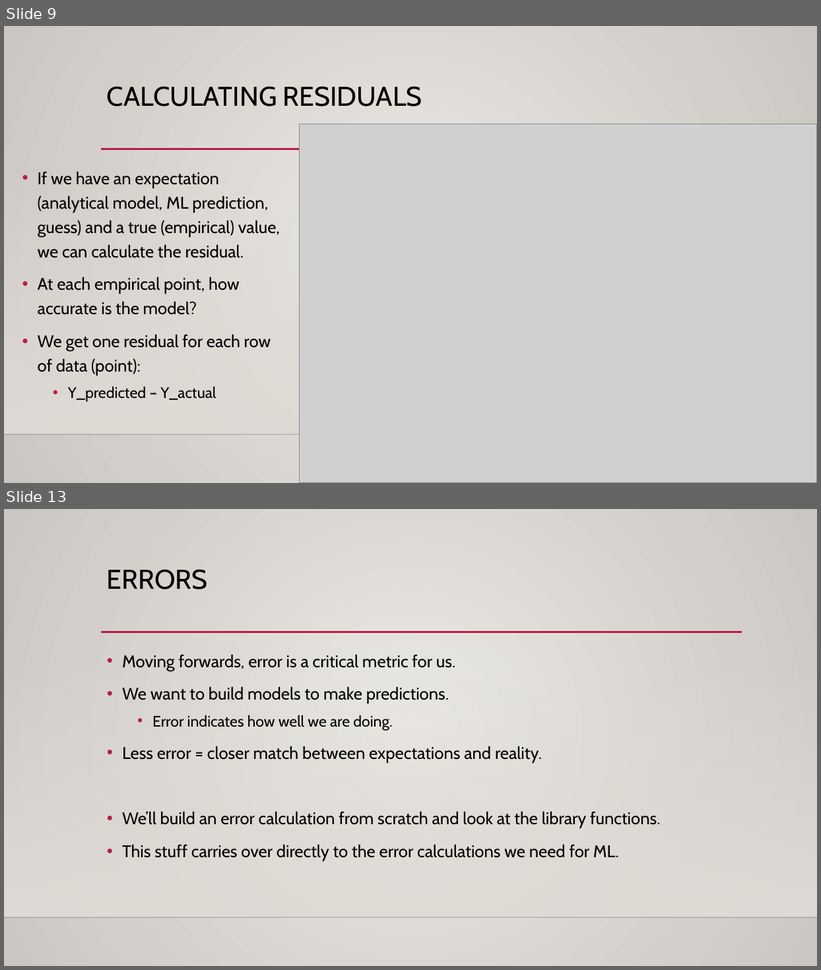
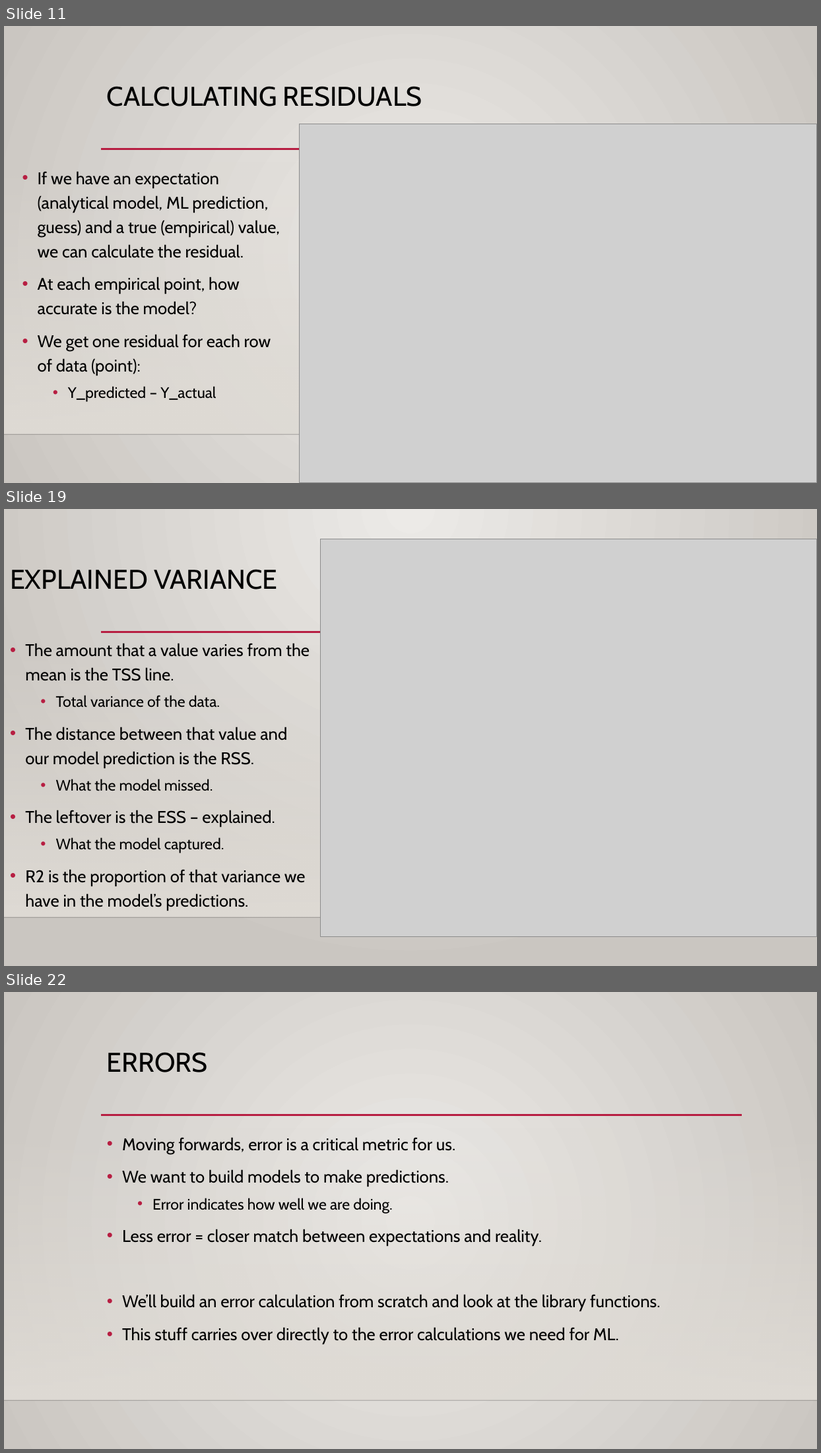
Before and after one commit to AkeemSemper/ML_for_Non_DS_Students, a slide deck: course_resources/slides/Used/010_Errors.pptx. Shown one above the other, each under a label of ours: slides 9 and 13 before the commit, slides 11, 19 and 22 after it; the slides between them are not shown. The pictures are 821x970 and 821x1453 pixels, drawn with LibreOffice and Linux fonts; fonts in the diff are those of the drawing; grey boxes stand for pictures; background and template pictures are left out. Boxes give left, top, right and bottom in pixels: in the first picture for what was removed or moved away, otherwise in the second. Text is boxed around its words. In the diff, an @@ line names an element or a change of style, - is before the commit and + after.

```diff
--- a/course_resources/slides/Used/010_Errors.pptx
+++ b/course_resources/slides/Used/010_Errors.pptx
@@ slide 19 added at (4,509,817,966), background gradient #ECEAE7 to #CAC7C1; not listed: 3 template elements that a slide beside it also shows @@
@@ picture added at (321,539,817,938) @@
@@ title added at (10,569,277,590), 32 pt, text #000000 @@
+EXPLAINED VARIANCE
@@ text added at (25,643,310,910), 20 pt, text #000000 @@
+• The amount that a value varies from the mean is the TSS line.
+  • Total variance of the data.
+• The distance between that value and our model prediction is the RSS.
+  • What the model missed.
+• The leftover is the ESS – explained.
+  • What the model captured.
+• R2 is the proportion of that variance we have in the model’s predictions.
@@ what was slide 9 is now slide 11 @@
@@ what was slide 13 is now slide 22 @@
```
Also in this commit, not shown: 4 slides changed, 8 other slides added, 11 other files.
